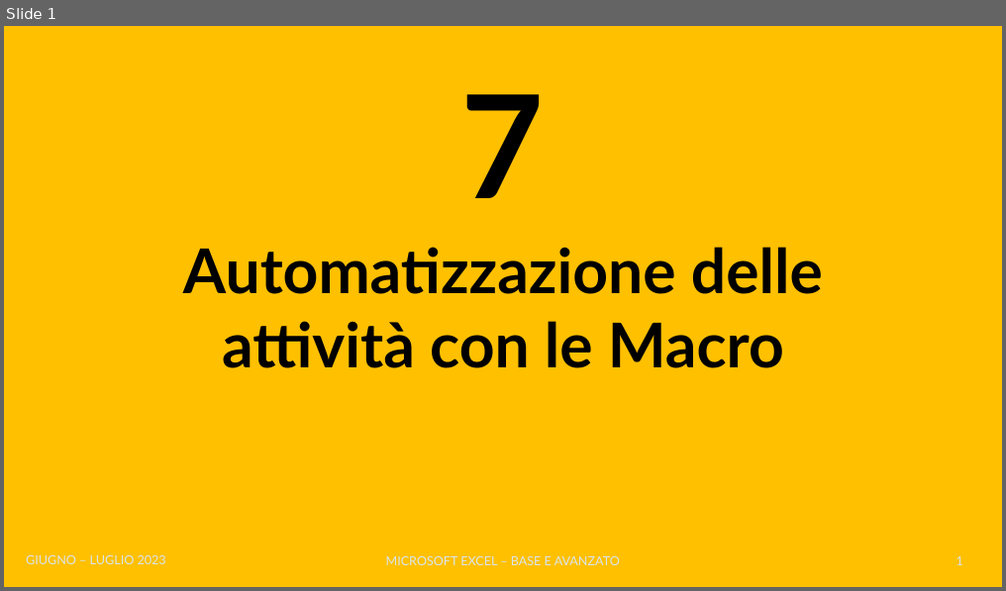
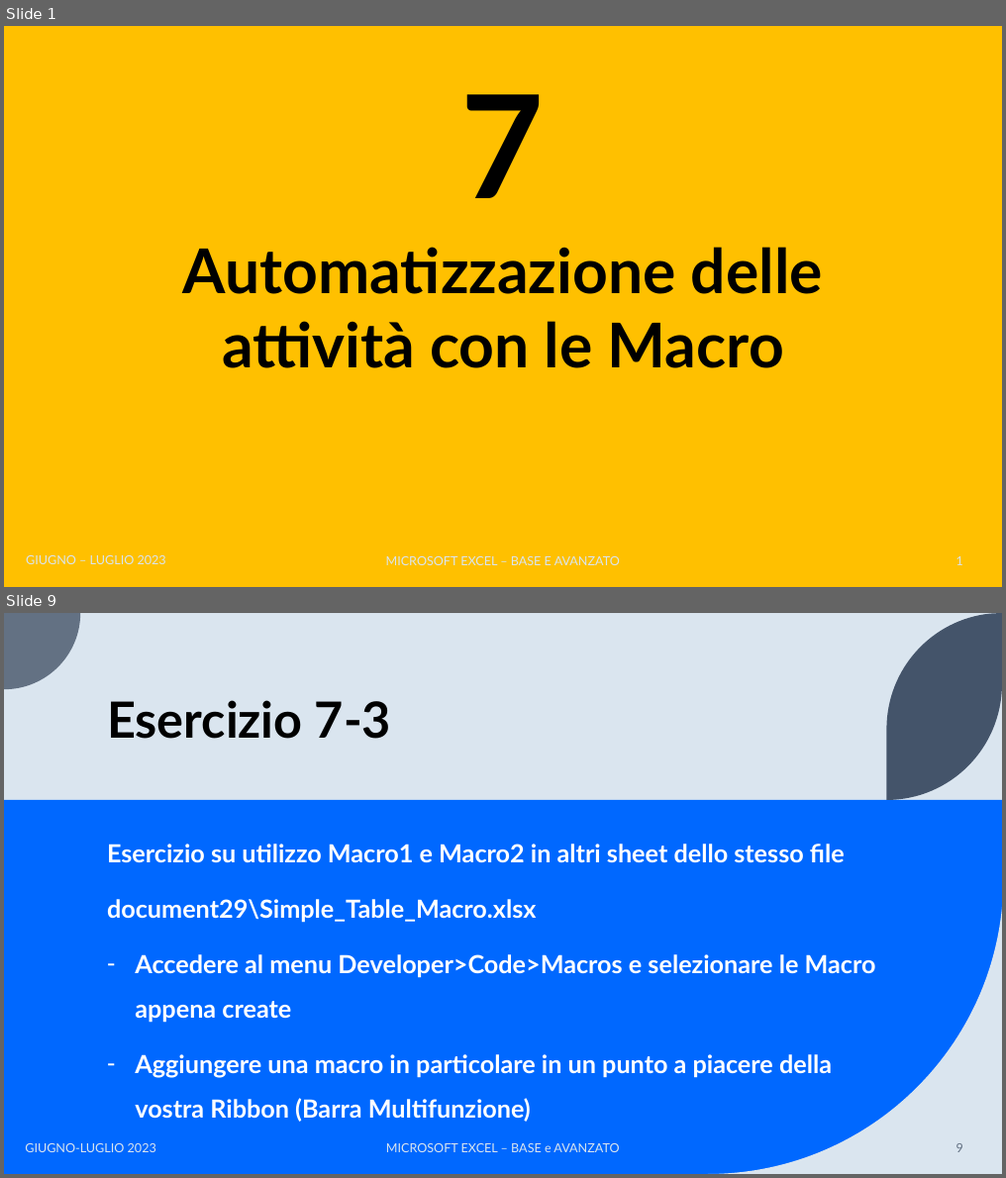
Before and after one commit to teispir/excel, a slide deck: ppt/Corso_Excel_Base_Avanzato_Parte7.pptx. Shown one above the other, each under a label of ours: slide 1 before the commit, slides 1 and 9 after it; the slides between them are not shown. The pictures are 1006x591 and 1006x1178 pixels, drawn with LibreOffice and Linux fonts; fonts in the diff are those of the drawing. Boxes give left, top, right and bottom in pixels: in the first picture for what was removed or moved away, otherwise in the second. Text is boxed around its words. In the diff, an @@ line names an element or a change of style, - is before the commit and + after.

```diff
--- a/ppt/Corso_Excel_Base_Avanzato_Parte7.pptx
+++ b/ppt/Corso_Excel_Base_Avanzato_Parte7.pptx
@@ slide 9 added at [4,613,1002,1174], background #DAE5EF @@
@@ freeform shape added at [4,613,80,689], fill #637183 @@
@@ freeform shape added at [887,613,1002,800], fill #44546A @@
@@ title added at [107,700,391,739], 48 pt, text #000000, bold @@
+Esercizio 7-3
@@ rectangle added at [4,800,1002,1174], fill #0068FF @@
@@ text added at [107,844,876,1122], 24 pt, text #FFFFFF, bold @@
+Esercizio su utilizzo Macro1 e Macro2 in altri sheet dello stesso file
+document29\Simple_Table_Macro.xlsx
+– Accedere al menu Developer>Code>Macros e selezionare le Macro appena create
+– Aggiungere una macro in particolare in un punto a piacere della vostra Ribbon (Barra Multifunzione)
@@ freeform shape added at [708,878,1002,1174], fill #DAE5EF @@
@@ text added at [25,1144,156,1153], 12 pt, text #DAE5EF @@
+GIUGNO-LUGLIO 2023
@@ text added at [386,1144,619,1153], 12 pt, text #DAE5EF @@
+MICROSOFT EXCEL – BASE e AVANZATO
@@ page number added at [956,1144,963,1153], 12 pt, text #637183 @@
+9
```
Also in this commit, not shown: 12 other slides added, 49 other files.
